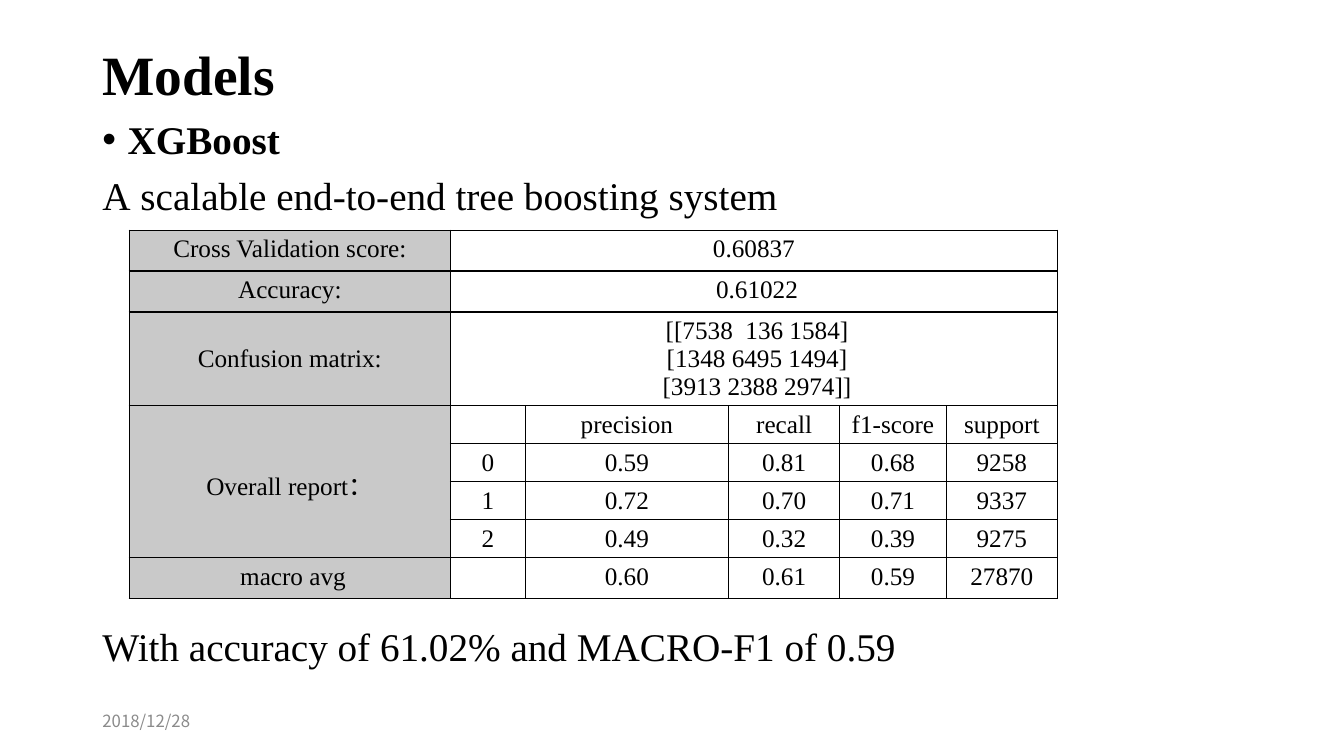
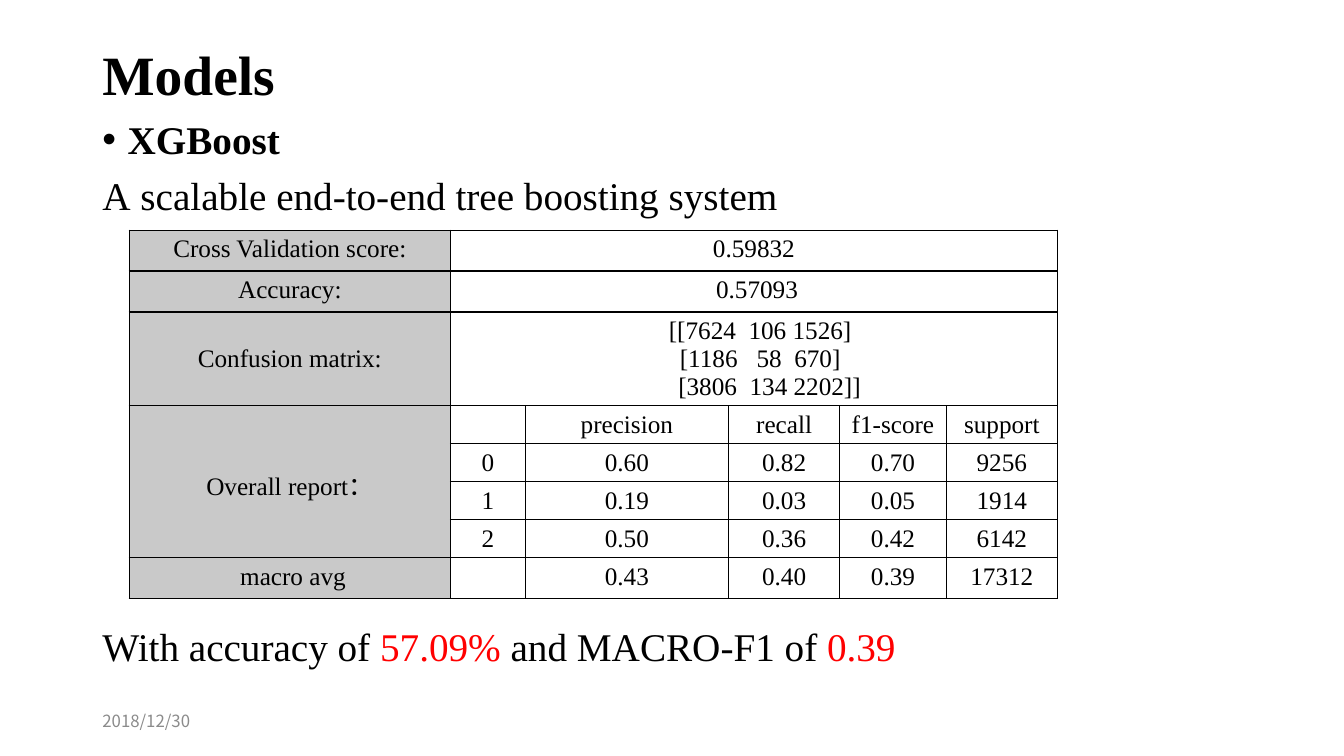
Before and after one commit to freesinger/readmission_prediction, a slide deck: slide 6 of Readmission Predicition.pptx. Drawn at 1344x756 pixels with LibreOffice and Linux fonts; fonts in the diff are those of the drawing. Boxes give left, top, right and bottom in pixels: in the first picture for what was removed or moved away, otherwise in the second. Text is boxed around its words. In the diff, an @@ line names an element or a change of style, - is before the commit and + after.

```diff
--- a/Readmission Predicition.pptx
+++ b/Readmission Predicition.pptx
@@ table at <box>129,230,1058,615</box> @@
-row 1, column 2: 0.60837
+row 1, column 2: 0.59832
-row 2, column 2: 0.61022
+row 2, column 2: 0.57093
-row 3, column 2: [[7538 136 1584] / [1348 6495 1494] / [3913 2388 2974]]
+row 3, column 2: [[7624 106 1526] / [1186 58 670] / [3806 134 2202]]
-row 5:  | 0 | 0.59 | 0.81 | 0.68 | 9258
+row 5:  | 0 | 0.60 | 0.82 | 0.70 | 9256
-row 6:  | 1 | 0.72 | 0.70 | 0.71 | 9337
+row 6:  | 1 | 0.19 | 0.03 | 0.05 | 1914
-row 7:  | 2 | 0.49 | 0.32 | 0.39 | 9275
+row 7:  | 2 | 0.50 | 0.36 | 0.42 | 6142
-row 8: macro avg |  | 0.60 | 0.61 | 0.59 | 27870
+row 8: macro avg |  | 0.43 | 0.40 | 0.39 | 17312
@@ text at <box>102,633,895,668</box>: text changed @@
-With accuracy of 61.02% and MACRO-F1 of 0.59
+With accuracy of 57.09% and MACRO-F1 of 0.39
@@ text at <box>102,714,190,730</box>: text changed @@
-2018/12/28
+2018/12/30
```
Also in this commit, not shown: 8 other slides changed, 9 other files.
